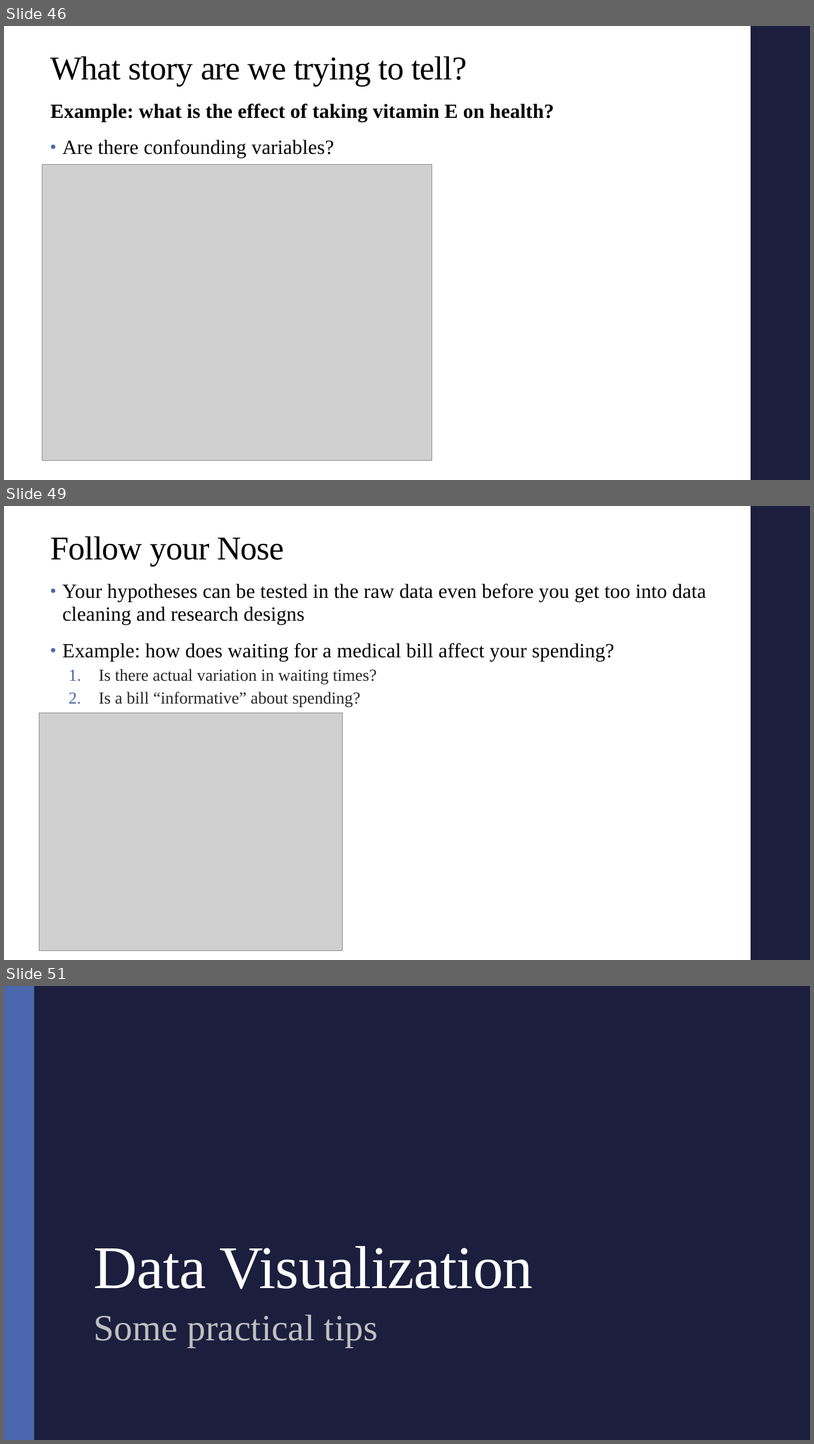
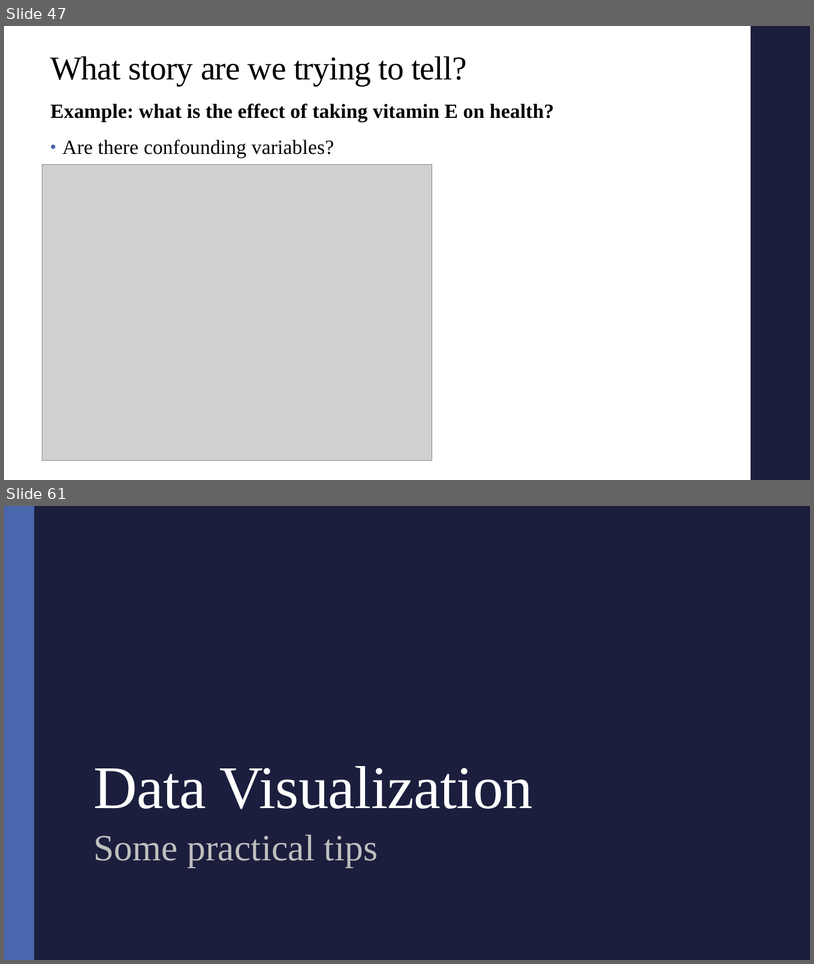
Before and after one commit to alex-hoagland/HAD5772, a slide deck: Lectures/Lecture03_Correlations/Lecture3_Correlations.pptx. Shown one above the other, each under a label of ours: slides 46, 49 and 51 before the commit, slides 47 and 61 after it; the slides between them are not shown. The pictures are 814x1444 and 814x964 pixels, drawn with LibreOffice and Linux fonts; fonts in the diff are those of the drawing; grey boxes stand for pictures. Boxes give left, top, right and bottom in pixels: in the first picture for what was removed or moved away, otherwise in the second. Text is boxed around its words. In the diff, an @@ line names an element or a change of style, - is before the commit and + after.

```diff
--- a/Lectures/Lecture03_Correlations/Lecture3_Correlations.pptx
+++ b/Lectures/Lecture03_Correlations/Lecture3_Correlations.pptx
@@ slide 49 removed at bbox=[4, 506, 810, 960], background #FFFFFF; not listed: 1 template element that a slide beside it also shows @@
@@ title removed at bbox=[50, 536, 284, 565] @@
-Follow your Nose
@@ text removed at bbox=[62, 583, 706, 707] @@
-• Your hypotheses can be tested in the raw data even before you get too into data cleaning and research designs
-• Example: how does waiting for a medical bill affect your spending?
-  1. Is there actual variation in waiting times?
-  2. Is a bill “informative” about spending?
@@ picture removed at bbox=[39, 713, 343, 951] @@
@@ what was slide 46 is now slide 47 @@
@@ what was slide 51 is now slide 61 @@
```
Also in this commit, not shown: 10 slides changed, 2 slides added, 3 other slides removed, 11 other files.
